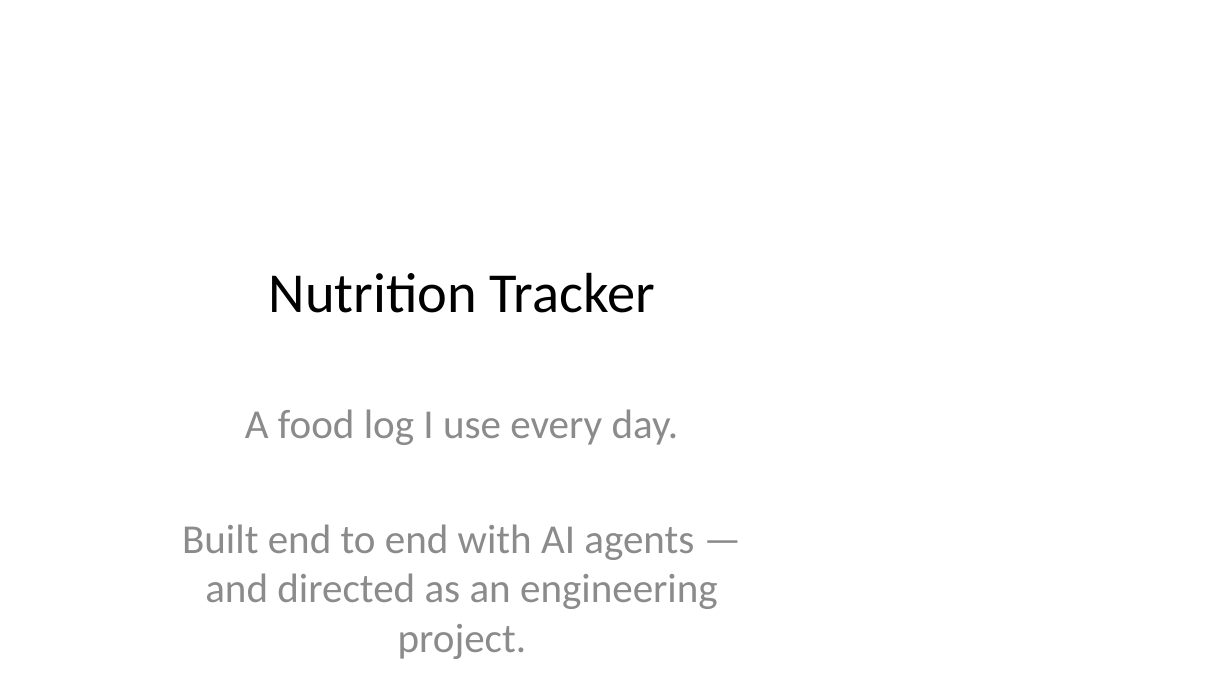
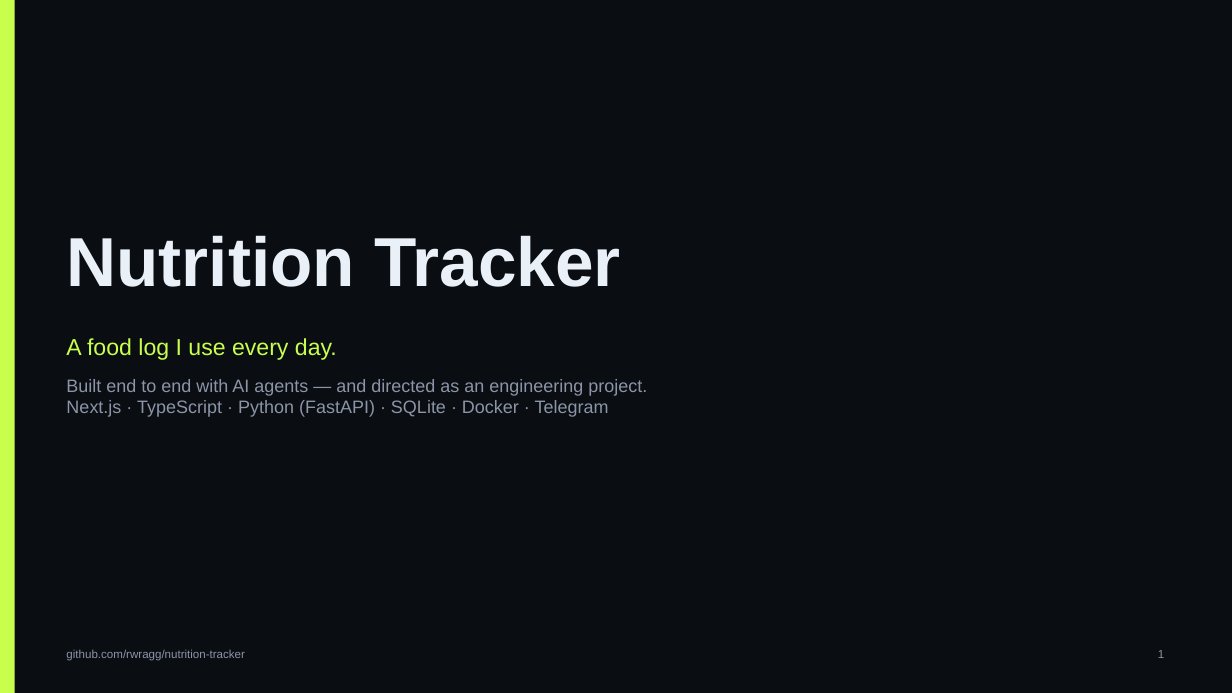
Before and after one commit to rwragg/nutrition-tracker, a slide deck: slide 1 of docs/deck/Nutrition-Tracker-Deck.pptx. Drawn at 1232x693 pixels with LibreOffice and Linux fonts; fonts in the diff are those of the drawing. Boxes give left, top, right and bottom in pixels: in the first picture for what was removed or moved away, otherwise in the second. Text is boxed around its words. In the diff, an @@ line names an element or a change of style, - is before the commit and + after.

Commit message:
deck: rebuild on the app's own colours and one 16:9 grid
Replaces the default-layout build with docs/deck/build_deck.py, which reads --ink, --volt, --cyan,
--violet, --ember, --text and --hairline out of frontend/app/globals.css and lays every page out on
the same geometry: title band, rule, content frame, caption band, footer and slide number in the
same place on all 15 pages, one fixed frame for every screenshot, and a spine down the left edge.

Fixes what the renders caught: bullets running off the bottom of the body area, shape text losing
its colour after the first paragraph, box lines centred inconsistently, and screenshots with no
visible edge against a dark slide. build_deck.py now refuses shapes that fall outside the page, so
that class of defect fails the build instead of the review.

deck.json is gone — the builder is the single source of truth.

```diff
--- a/docs/deck/Nutrition-Tracker-Deck.pptx
+++ b/docs/deck/Nutrition-Tracker-Deck.pptx
@@ background #FFFFFF to #0A0D12 @@
@@ rectangle added at (x1=0, y1=0, x2=15, y2=693), fill #C8FF4D @@
@@ text "Nutrition Tracker" at (x1=66, y1=235, x2=621, y2=287): size 44 to 54 pt, font Calibri to Arial, text colour #000000 to #EAF0F7, bold on; alignment centre to left; vertical alignment middle to top @@
@@ text added at (x1=66, y1=338, x2=337, y2=360), 18 pt, text #C8FF4D @@
+A food log I use every day.
@@ text added at (x1=66, y1=379, x2=647, y2=417), 14 pt, text #8B95A7 @@
+Built end to end with AI agents — and directed as an engineering project.
+Next.js · TypeScript · Python (FastAPI) · SQLite · Docker · Telegram
@@ subtitle removed at (x1=182, y1=409, x2=718, y2=659) @@
-A food log I use every day.
-Built end to end with AI agents — and directed as an engineering project.
-github.com/rwragg/nutrition-tracker
@@ text added at (x1=66, y1=649, x2=244, y2=661), 9 pt, text #8B95A7 @@
+github.com/rwragg/nutrition-tracker
@@ text added at (x1=1158, y1=650, x2=1164, y2=658), 9 pt, text #8B95A7 @@
+1
```
Also in this commit, not shown: 14 other slides changed, 4 other files.
